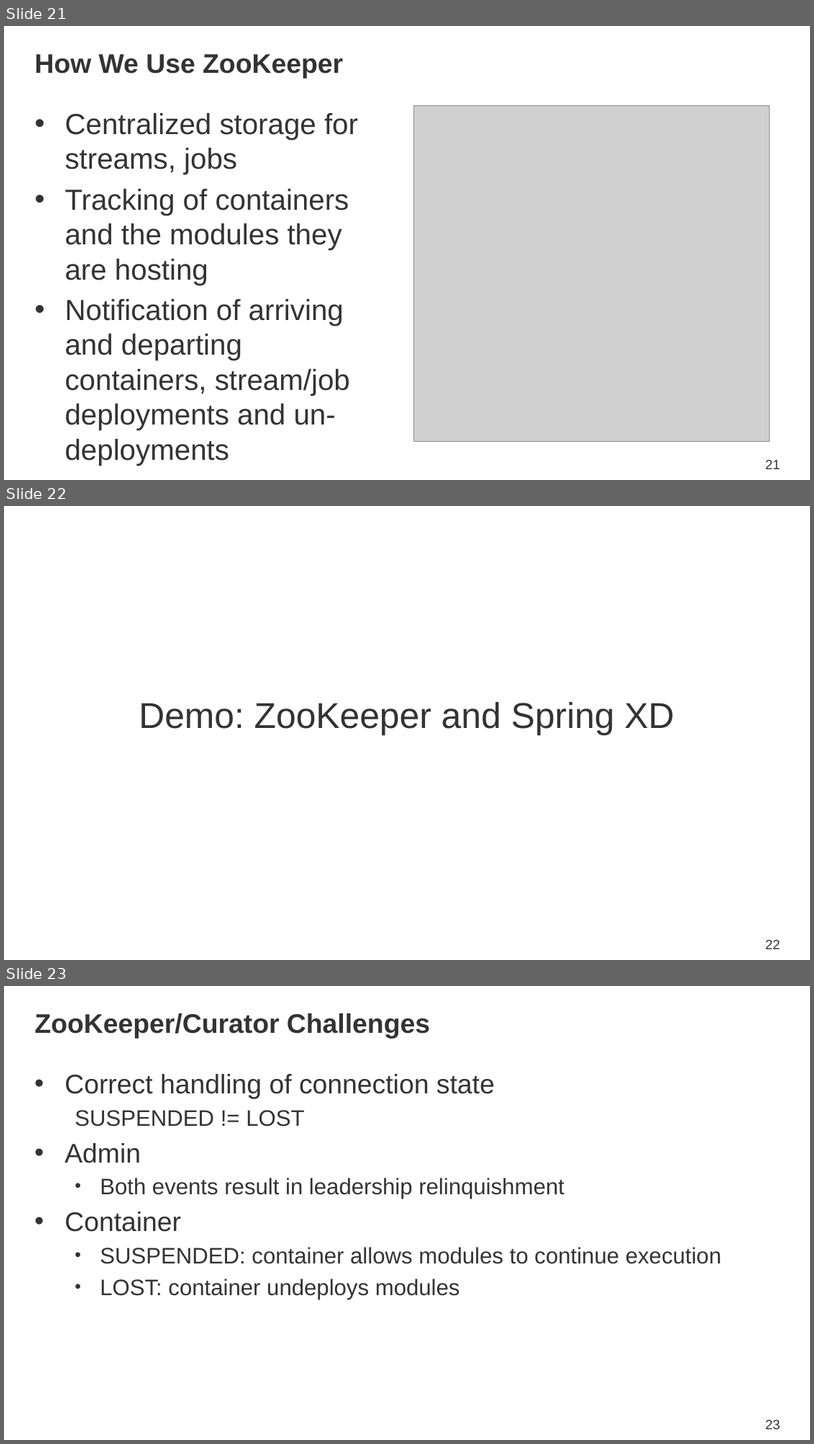
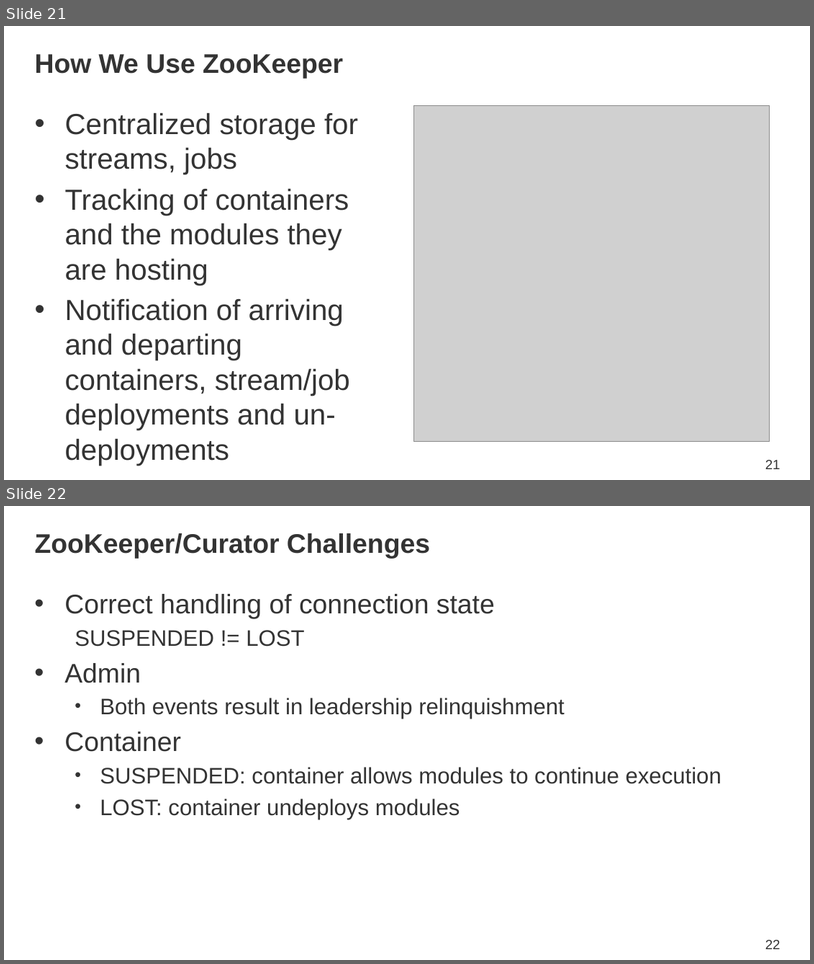
Before and after one commit to SpringOne2GX-2014/Spring-XD-Internals, a slide deck: Spring-XD-Internals-A-Guided-Tour.pptx. Shown one above the other, each under a label of ours: slides 21, 22 and 23 before the commit, slides 21 and 22 after it. The pictures are 814x1444 and 814x964 pixels, drawn with LibreOffice and Linux fonts; fonts in the diff are those of the drawing; grey boxes stand for pictures; background and template pictures are left out. Boxes give left, top, right and bottom in pixels: in the first picture for what was removed or moved away, otherwise in the second. Text is boxed around its words. In the diff, an @@ line names an element or a change of style, - is before the commit and + after.

Commit message:
Tweaked demo slides

```diff
--- a/Spring-XD-Internals-A-Guided-Tour.pptx
+++ b/Spring-XD-Internals-A-Guided-Tour.pptx
@@ slide 22 removed at box(4, 506, 810, 960), background #FFFFFF @@
@@ title removed at box(139, 702, 674, 735) @@
-Demo: ZooKeeper and Spring XD
@@ page number removed at box(766, 939, 781, 949) @@
-22
@@ what was slide 23 is now slide 22 @@
@@ page number at box(766, 939, 781, 949): text changed @@
-23
+22
```
Also in this commit, not shown: 1 slide changed.
